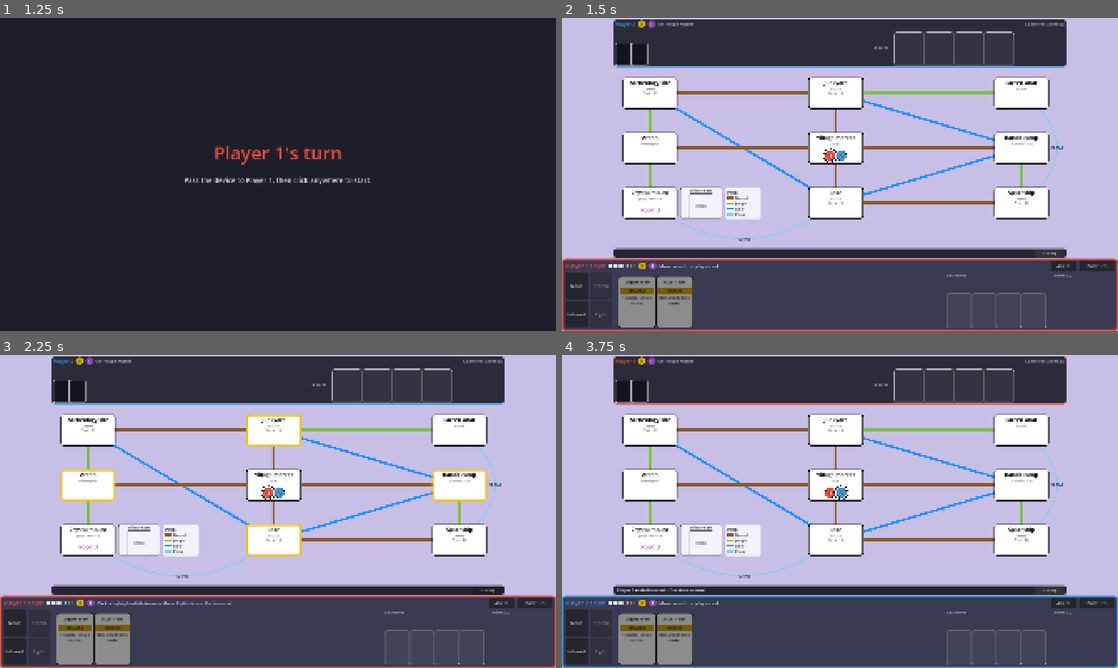
Above: before the commit, frames 1-4 (two rows, left to right).
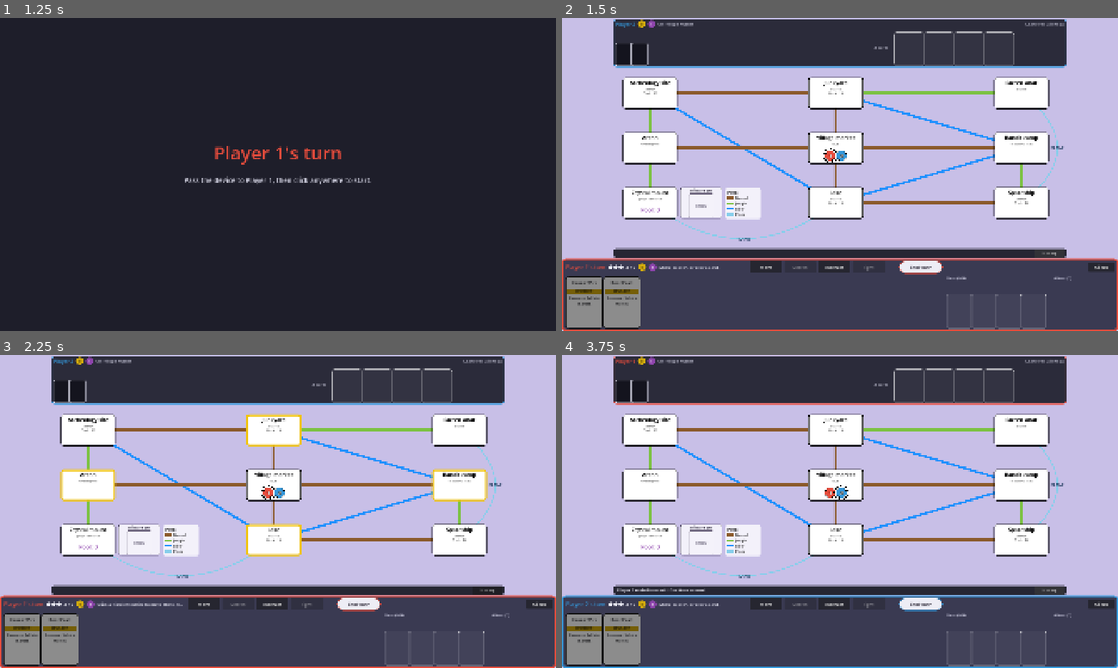
Above: after the commit, the same moments.

Repository: Eufrat94/Aliens
Game: Godot game, scene res://scenes/main.tscn
Two runs of this game, one before a commit and one after it. Both use one fixed random seed, a clock stepped at 60 frames per second and the inputs below.
Inputs:
- Up to frame 1 (1.25 s): click "2" at 0.5 s
- Up to frame 2 (1.5 s): click "History" at 1.25 s
- Up to frame 3 (2.25 s): click "Move" at 2 s
- Up to frame 4 (3.75 s): click "End turn" at 2.75 s; click "History" at 3.5 s

Frame 1 is identical in both runs. In frame 2, 4.7% of the frame differs, in the area x 0-100%, y 77-100%; in frame 3, 4.8%; in frame 4, 4.7%.

Commit message:
Spec 13: action bar under the board

Diff:
--- a/scenes/ui/player_seat.gd
+++ b/scenes/ui/player_seat.gd
@@ -15,6 +15,13 @@
 const CARD_SCENE := preload("res://scenes/ui/card_view.tscn")
 const CLAW_HINT := "Click a highlighted tile to draw from its deck. Right-click or Esc to cancel."
 const MOVE_HINT := "Click a highlighted tile to move there. Right-click or Esc to cancel."
+const ACTION_W := 110.0
+const ACTION_H := 40.0
+const ACTION_GAP := 8.0
+const END_GAP := 50.0
+const END_W := 150.0
+const END_H := 44.0
+const ACTION_SCREEN_X := 650.0
 
 var _instruction: Label
 
@@ -31,29 +38,26 @@
 	_instruction = null
 	_apply_chrome(player["color"])
 	var inset := 12.0
-	var header_h := 36.0
-	var header := _build_header(player, game, selected_hand_index, gear_replace_index, selecting_move)
-	header.position = Vector2(inset, 8)
-	header.size = Vector2(size.x - inset * 2.0, header_h)
+	var header_h := 48.0
+	var header_w := size.x - inset * 2.0
+	var header := _build_header(player, game, selected_hand_index, gear_replace_index, selecting_move, header_w, header_h)
+	header.position = Vector2(inset, 6)
+	header.size = Vector2(header_w, header_h)
 	add_child(header)
 
-	var row_top := 8.0 + header_h + 4.0
-	var row_h := size.y - row_top - 10.0
+	var row_top := 6.0 + header_h + 4.0
+	var row_h := size.y - row_top - 8.0
 	var gap := 14.0
-	var action_w := 168.0
 	var gear_w := UiConfig.MINI_SIZE.x * float(GameState.GEAR_SLOTS) + 12.0
 	var alien_w := 210.0
 	var inner_w := size.x - inset * 2.0
-	var hand_w := inner_w - action_w - gear_w - alien_w - gap * 3.0
-	var hand_x := inset + action_w + gap
+	var hand_w := inner_w - gear_w - alien_w - gap * 2.0
+	var hand_x := inset
 	var gear_x := hand_x + hand_w + gap
 	var alien_x := gear_x + gear_w + gap
 
-	var actions := _build_actions(game, row_h)
-	actions.position = Vector2(inset, row_top)
-	add_child(actions)
-
 	var hand := Control.new()
+	hand.name = "Hand"
 	hand.mouse_filter = MOUSE_FILTER_IGNORE
 	hand.position = Vector2(hand_x, row_top)
 	add_child(hand)
@@ -120,8 +124,7 @@
 
 
 func set_instruction(text: String) -> void:
-	if _instruction != null:
-		_instruction.text = text
+	_apply_instruction(text)
 
 
 func _apply_chrome(color: Color) -> void:
@@ -133,10 +136,22 @@
 	add_theme_stylebox_override("panel", style)
 
 
-func _build_header(player: Dictionary, game: GameState, selected_hand_index: int, gear_replace_index: int, selecting_move: bool) -> HBoxContainer:
-	var row := HBoxContainer.new()
-	row.add_theme_constant_override("separation", 10)
-	row.alignment = BoxContainer.ALIGNMENT_CENTER
+func _build_header(player: Dictionary, game: GameState, selected_hand_index: int, gear_replace_index: int, selecting_move: bool, header_w: float, header_h: float) -> Control:
+	var header := Control.new()
+	header.name = "Header"
+	header.mouse_filter = MOUSE_FILTER_PASS
+
+	var action_local_x := ACTION_SCREEN_X - position.x - 12.0
+	var action_w := ACTION_W * 4.0 + ACTION_GAP * 3.0
+	var left := HBoxContainer.new()
+	left.name = "Status"
+	left.mouse_filter = MOUSE_FILTER_PASS
+	left.clip_contents = true
+	left.add_theme_constant_override("separation", 10)
+	left.alignment = BoxContainer.ALIGNMENT_CENTER
+	left.position = Vector2.ZERO
+	left.size = Vector2(maxf(action_local_x - 16.0, 0.0), header_h)
+	header.add_child(left)
 
 	var turn := Label.new()
 	turn.text = "%s's turn" % str(player["name"])
@@ -146,7 +161,7 @@
 	var bold := SystemFont.new()
 	bold.font_weight = 700
 	turn.add_theme_font_override("font", bold)
-	row.add_child(turn)
+	left.add_child(turn)
 
 	var pips := HBoxContainer.new()
 	pips.add_theme_constant_override("separation", 4)
@@ -157,7 +172,7 @@
 		pip.size_flags_vertical = SIZE_SHRINK_CENTER
 		pip.mouse_filter = MOUSE_FILTER_IGNORE
 		pips.add_child(pip)
-	row.add_child(pips)
+	left.add_child(pips)
 	_paint_pips(pips, game.actions_left)
 
 	var actions := Label.new()
@@ -165,60 +180,105 @@
 	actions.vertical_alignment = VERTICAL_ALIGNMENT_CENTER
 	actions.add_theme_color_override("font_color", Color(0.94, 0.94, 0.97))
 	actions.add_theme_font_size_override("font_size", 16)
-	row.add_child(actions)
-
-	row.add_child(UiConfig.circle_token(UiConfig.GOLD, int(player["gold"]), Color(0.12, 0.09, 0.02)))
-	row.add_child(UiConfig.circle_token(UiConfig.PURPLE, int(player["purple"]), Color.WHITE))
+	left.add_child(actions)
+
+	left.add_child(UiConfig.circle_token(UiConfig.GOLD, int(player["gold"]), Color(0.12, 0.09, 0.02)))
+	left.add_child(UiConfig.circle_token(UiConfig.PURPLE, int(player["purple"]), Color.WHITE))
 	if _has_skrim(player):
-		row.add_child(_skrim_badge())
+		left.add_child(_skrim_badge())
 
 	_instruction = Label.new()
+	_instruction.name = "Instruction"
 	_instruction.size_flags_horizontal = SIZE_EXPAND_FILL
 	_instruction.vertical_alignment = VERTICAL_ALIGNMENT_CENTER
 	_instruction.clip_text = true
 	_instruction.text_overrun_behavior = TextServer.OVERRUN_TRIM_ELLIPSIS
 	_instruction.add_theme_color_override("font_color", Color(0.9, 0.9, 0.95))
 	_instruction.add_theme_font_size_override("font_size", 15)
-	_instruction.text = _instruction_text(player, game, selected_hand_index, gear_replace_index, selecting_move)
-	row.add_child(_instruction)
+	left.add_child(_instruction)
+	_apply_instruction(_instruction_text(player, game, selected_hand_index, gear_replace_index, selecting_move))
+
+	var action_bar := _build_actions(game)
+	action_bar.position = Vector2(action_local_x, (header_h - ACTION_H) * 0.5)
+	header.add_child(action_bar)
+
+	var end_turn := _end_turn_button(player["color"])
+	end_turn.position = Vector2(action_local_x + action_w + END_GAP, (header_h - END_H) * 0.5)
+	header.add_child(end_turn)
 
 	var aliens_button := Button.new()
+	aliens_button.name = "AliensButton"
 	aliens_button.text = "Aliens"
 	aliens_button.custom_minimum_size = Vector2(90, 32)
+	aliens_button.size = Vector2(90, 32)
+	aliens_button.position = Vector2(header_w - 90.0, (header_h - 32.0) * 0.5)
 	aliens_button.pressed.connect(func() -> void: checklist_pressed.emit())
-	row.add_child(aliens_button)
-
-	var end_turn := Button.new()
-	end_turn.text = "End turn"
-	end_turn.custom_minimum_size = Vector2(120, 32)
-	end_turn.pressed.connect(func() -> void: end_turn_pressed.emit())
-	row.add_child(end_turn)
+	header.add_child(aliens_button)
+	return header
+
+
+func _apply_instruction(text: String) -> void:
+	if _instruction == null:
+		return
+	_instruction.text = text
+	_instruction.tooltip_text = text
+
+
+func _build_actions(game: GameState) -> HBoxContainer:
+	var row := HBoxContainer.new()
+	row.name = "ActionBar"
+	row.mouse_filter = MOUSE_FILTER_IGNORE
+	row.add_theme_constant_override("separation", int(ACTION_GAP))
+	row.alignment = BoxContainer.ALIGNMENT_CENTER
+	row.add_child(_action_button("Move", game.can_move(), game.move_reason(), move_pressed))
+	row.add_child(_action_button("Search", game.can_search(), game.search_reason(), search_pressed))
+	row.add_child(_action_button("Interact", game.can_interact(), game.interact_reason(), interact_pressed))
+	row.add_child(_action_button("Fight", game.can_fight(), game.fight_reason(), fight_pressed))
 	return row
 
 
-func _build_actions(game: GameState, row_h: float) -> GridContainer:
-	var grid := GridContainer.new()
-	grid.columns = 2
-	grid.mouse_filter = MOUSE_FILTER_IGNORE
-	grid.add_theme_constant_override("h_separation", 6)
-	grid.add_theme_constant_override("v_separation", 6)
-	var button_h := (row_h - 6.0) * 0.5
-	grid.add_child(_action_button("Move", game.can_move(), game.move_reason(), button_h, move_pressed))
-	grid.add_child(_action_button("Search", game.can_search(), game.search_reason(), button_h, search_pressed))
-	grid.add_child(_action_button("Interact", game.can_interact(), game.interact_reason(), button_h, interact_pressed))
-	grid.add_child(_action_button("Fight", game.can_fight(), game.fight_reason(), button_h, fight_pressed))
-	return grid
-
-
-func _action_button(title: String, enabled: bool, reason: String, button_h: float, pressed_signal: Signal) -> Button:
+func _action_button(title: String, enabled: bool, reason: String, pressed_signal: Signal) -> Button:
 	var button := Button.new()
+	button.name = title + "Button"
 	button.text = title
-	button.custom_minimum_size = Vector2(78, button_h)
+	button.custom_minimum_size = Vector2(ACTION_W, ACTION_H)
+	button.size = Vector2(ACTION_W, ACTION_H)
 	button.disabled = not enabled
 	if not enabled and reason != "":
 		button.tooltip_text = reason
 	button.pressed.connect(func() -> void: pressed_signal.emit())
 	return button
+
+
+func _end_turn_button(color: Color) -> Button:
+	var button := Button.new()
+	button.name = "EndTurn"
+	button.text = "End turn"
+	button.custom_minimum_size = Vector2(END_W, END_H)
+	button.size = Vector2(END_W, END_H)
+	button.add_theme_color_override("font_color", Color(0.12, 0.1, 0.16))
+	button.add_theme_font_size_override("font_size", 18)
+	var normal := _pill_style(Color(0.93, 0.93, 0.96), color)
+	var hover := _pill_style(Color(1, 1, 1), color)
+	var pressed := _pill_style(color.lerp(Color(0.9, 0.9, 0.93), 0.72), color)
+	button.add_theme_stylebox_override("normal", normal)
+	button.add_theme_stylebox_override("hover", hover)
+	button.add_theme_stylebox_override("pressed", pressed)
+	button.add_theme_stylebox_override("focus", hover)
+	button.add_theme_stylebox_override("disabled", _pill_style(Color(0.75, 0.75, 0.8), color))
+	button.pressed.connect(func() -> void: end_turn_pressed.emit())
+	return button
+
+
+func _pill_style(fill: Color, border: Color) -> StyleBoxFlat:
+	var style := StyleBoxFlat.new()
+	style.bg_color = fill
+	style.border_color = border
+	style.set_border_width_all(2)
+	style.set_corner_radius_all(int(END_H * 0.5))
+	style.content_margin_left = 16
+	style.content_margin_right = 16
+	return style
 
 
 func _instruction_text(player: Dictionary, game: GameState, selected_hand_index: int, gear_replace_index: int, selecting_move: bool) -> String:
